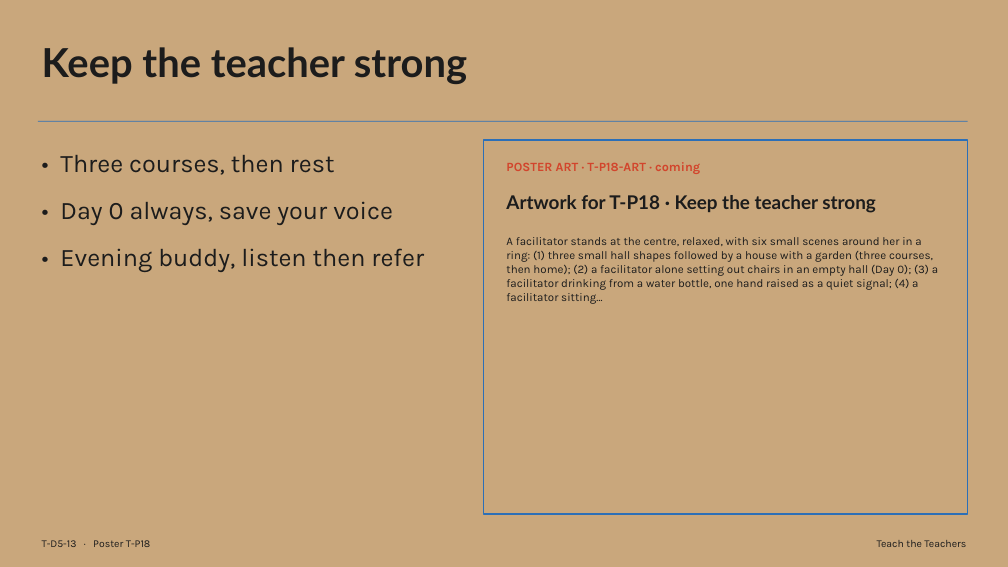
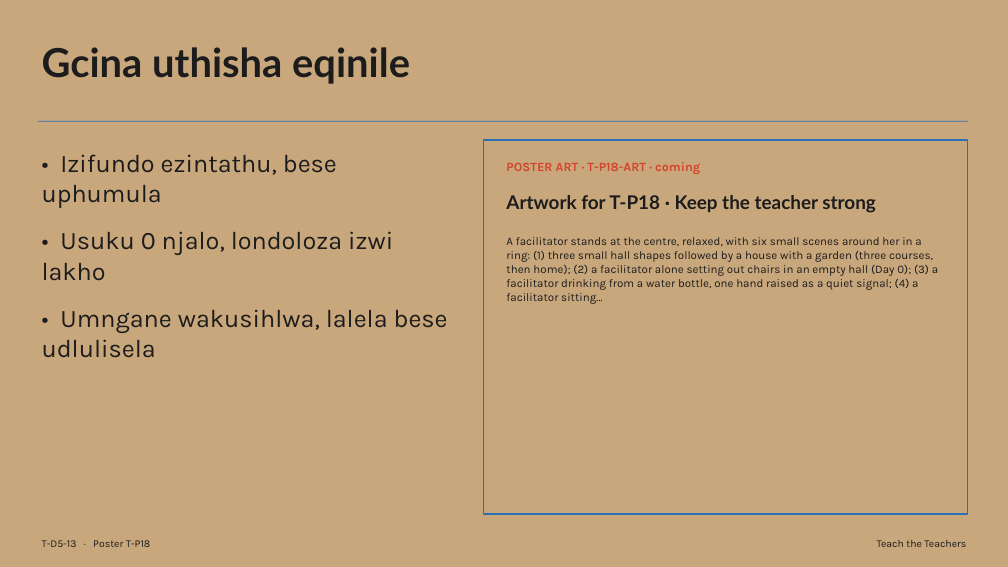
Before and after one commit to rorymclark-prog/ImbewuField, a slide deck: slide 13 of courses/build/teach-the-teachers/T-D5.zu.pptx. Drawn at 1008x567 pixels with LibreOffice and Linux fonts; fonts in the diff are those of the drawing. Boxes give left, top, right and bottom in pixels: in the first picture for what was removed or moved away, otherwise in the second. Text is boxed around its words. In the diff, an @@ line names an element or a change of style, - is before the commit and + after.

```diff
--- a/courses/build/teach-the-teachers/T-D5.zu.pptx
+++ b/courses/build/teach-the-teachers/T-D5.zu.pptx
@@ text at (42,47,410,84): text changed @@
-Keep the teacher strong
+Gcina uthisha eqinile
@@ text at (42,154,448,358): text changed @@
-• Three courses, then rest
-• Day 0 always, save your voice
-• Evening buddy, listen then refer
+• Izifundo ezintathu, bese uphumula
+• Usuku 0 njalo, londoloza izwi lakho
+• Umngane wakusihlwa, lalela bese udlulisela
```
Also in this commit, not shown: 15 other slides changed, 38 other files.
